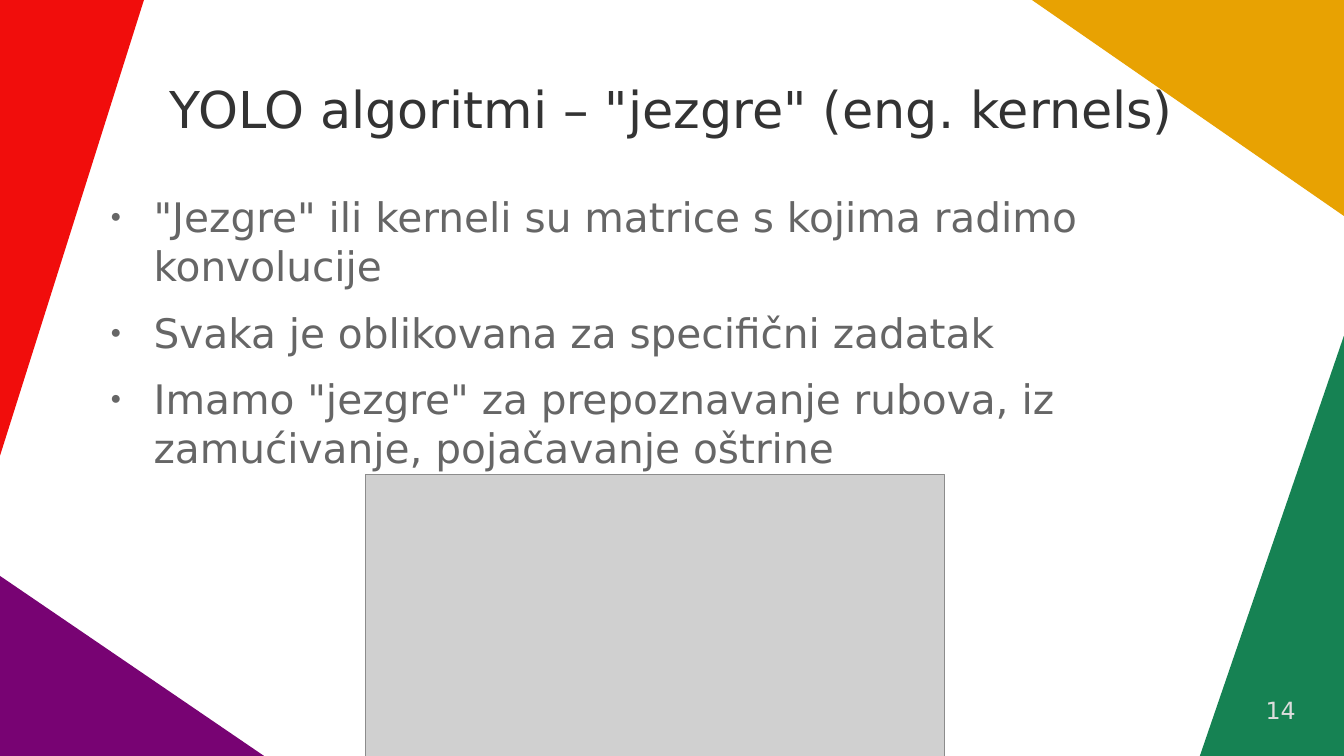
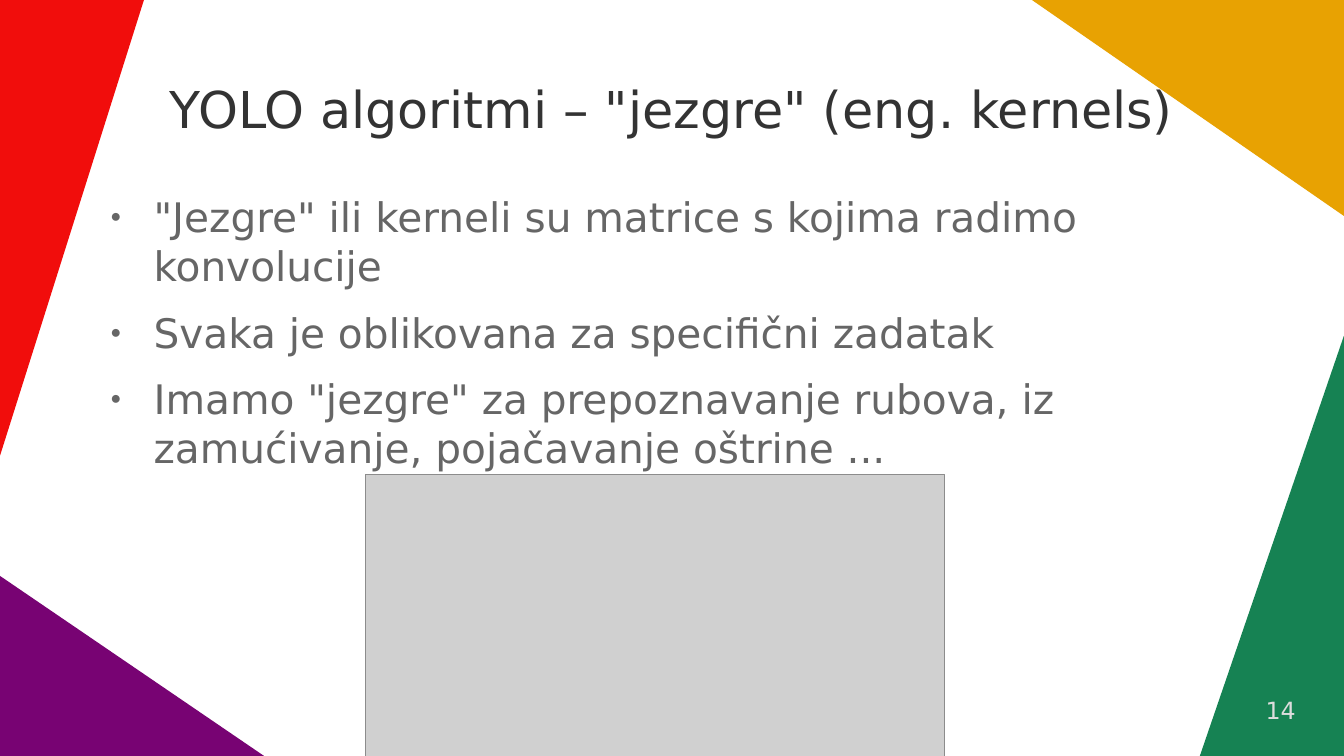
Before and after one commit to VidJoha/Seminar---CNN-i-YOLO-algoritmi, a slide deck: slide 14 of Konvolucijske neuralne mreže.odp. Drawn at 1344x756 pixels with LibreOffice and Linux fonts; fonts in the diff are those of the drawing; grey boxes stand for pictures. Boxes give left, top, right and bottom in pixels: in the first picture for what was removed or moved away, otherwise in the second. Text is boxed around its words. In the diff, an @@ line names an element or a change of style, - is before the commit and + after.

```diff
--- a/Konvolucijske neuralne mreže.odp
+++ b/Konvolucijske neuralne mreže.odp
@@ text at <box>154,383,1055,472</box>: text changed @@
-● Imamo "jezgre" za prepoznavanje rubova, iz zamućivanje, pojačavanje oštrine
+● Imamo "jezgre" za prepoznavanje rubova, iz zamućivanje, pojačavanje oštrine ...
```
Also in this commit, not shown: 1 other slide changed, 2 other files.
